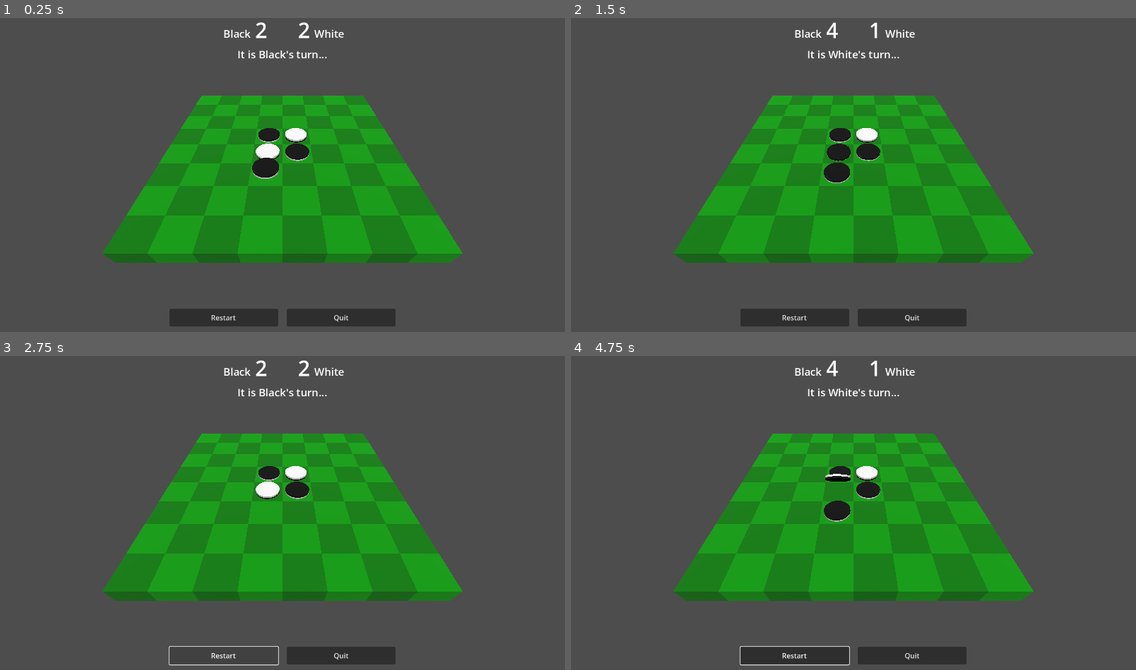
Above: before the commit, frames 1-4 (two rows, left to right).
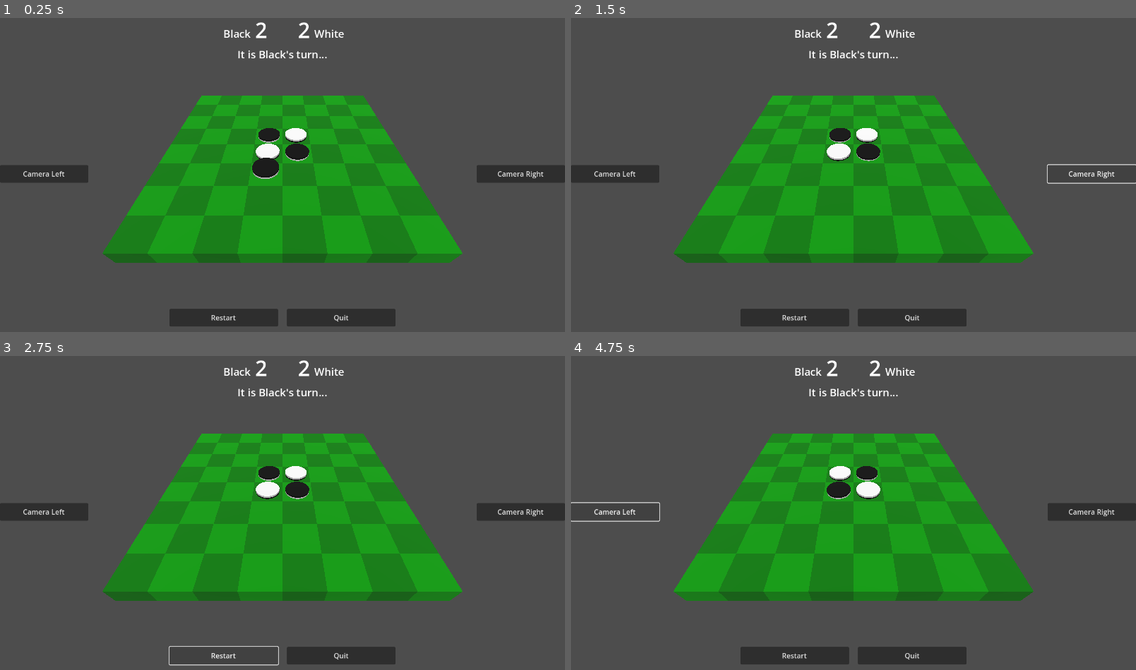
Above: after the commit, the same moments.

Repository: phrasmotica/othello
Game: Godot game, scene res://scenes/3d/game_3d.tscn
Two runs of this game, one before a commit and one after it. Both use one fixed random seed, a clock stepped at 60 frames per second and the inputs below.
Inputs (mouse positions are in pixels of both pictures, inside the frame that each line leads up to):
- Up to frame 1 (0.25 s): no input
- Up to frame 2 (1.5 s): click (616, 175) at 0.5 s, where only the run after the commit has a clickable "Camera Left"; click (1090, 175) at 1.25 s, where only the run after the commit has a clickable "Camera Right"
- Up to frame 3 (2.75 s): click "Restart" at 2 s
- Up to frame 4 (4.75 s): click "Restart" at 2.75 s; click "Restart" at 3.5 s; click (616, 513) at 4.25 s, where only the run after the commit has a clickable "Camera Left"

The runs differ from the first frame. In frame 1, 1.6% of the frame differs, in the area x 0-100%, y 46-53%; in frame 2, 1.8%; in frame 3, 1.6%; in frame 4, 25%, in the area x 0-100%, y 1-99%.

Commit message:
Create UI buttons for rotating camera rig left and right

Diff:
--- /dev/null
+++ b/scenes/3d/camera_buttons.tscn
@@ -0,0 +1,24 @@
+[gd_scene load_steps=2 format=3 uid="uid://c7xpuvgvkpxf8"]
+
+[ext_resource type="Script" path="res://scripts/3d/camera_buttons.gd" id="1_1cv3g"]
+
+[node name="CameraButtons" type="HBoxContainer"]
+custom_minimum_size = Vector2(512, 40)
+size_flags_vertical = 4
+script = ExtResource("1_1cv3g")
+
+[node name="LeftButton" type="Button" parent="."]
+unique_name_in_owner = true
+custom_minimum_size = Vector2(200, 0)
+layout_mode = 2
+text = "Camera Left"
+
+[node name="Control" type="Control" parent="."]
+layout_mode = 2
+size_flags_horizontal = 3
+
+[node name="RightButton" type="Button" parent="."]
+unique_name_in_owner = true
+custom_minimum_size = Vector2(200, 0)
+layout_mode = 2
+text = "Camera Right"
--- a/scenes/3d/game_3d.tscn
+++ b/scenes/3d/game_3d.tscn
@@ -7,6 +7,7 @@
 [ext_resource type="PackedScene" uid="uid://dbt4l8heggobx" path="res://scenes/score_ui.tscn" id="5_1k7n7"]
 [ext_resource type="PackedScene" uid="uid://h7i6lleviljq" path="res://scenes/3d/camera_rig.tscn" id="5_o4xlo"]
 [ext_resource type="PackedScene" uid="uid://most7j8bx8hc" path="res://scenes/game_buttons.tscn" id="6_50uei"]
+[ext_resource type="PackedScene" uid="uid://c7xpuvgvkpxf8" path="res://scenes/3d/camera_buttons.tscn" id="7_rvo34"]
 
 [node name="Game3D" type="Node3D"]
 
@@ -47,6 +48,10 @@
 size_flags_vertical = 0
 game_logic = NodePath("../../../../../../OthelloGameLogic3D")
 
+[node name="CameraButtons" parent="Board3D/CameraRig/Camera3D/UICanvas/MarginContainer" node_paths=PackedStringArray("camera_rig") instance=ExtResource("7_rvo34")]
+layout_mode = 2
+camera_rig = NodePath("../../../..")
+
 [node name="GameButtons" parent="Board3D/CameraRig/Camera3D/UICanvas/MarginContainer" node_paths=PackedStringArray("game_logic") instance=ExtResource("6_50uei")]
 layout_mode = 2
 game_logic = NodePath("../../../../../../OthelloGameLogic3D")
--- /dev/null
+++ b/scripts/3d/camera_buttons.gd
@@ -0,0 +1,32 @@
+extends HBoxContainer
+
+@export
+var camera_rig: CameraRig
+
+@onready
+var left_button: Button = %LeftButton
+
+@onready
+var right_button: Button = %RightButton
+
+signal left_pressed
+signal right_pressed
+
+func _ready() -> void:
+	if left_button:
+		left_button.pressed.connect(_handle_left_pressed)
+
+	if right_button:
+		right_button.pressed.connect(_handle_right_pressed)
+
+func _handle_left_pressed() -> void:
+	if camera_rig:
+		camera_rig.current_position -= 1
+
+	left_pressed.emit()
+
+func _handle_right_pressed() -> void:
+	if camera_rig:
+		camera_rig.current_position += 1
+
+	right_pressed.emit()
--- a/scripts/3d/camera_rig.gd
+++ b/scripts/3d/camera_rig.gd
@@ -1,5 +1,5 @@
 @tool
-extends Node3D
+class_name CameraRig extends Node3D
 
 @export_range(30, 180)
 var y_interval_degrees := 90.0:
Not shown: 1 places in scenes/3d/game_3d.tscn that only renumber resources
